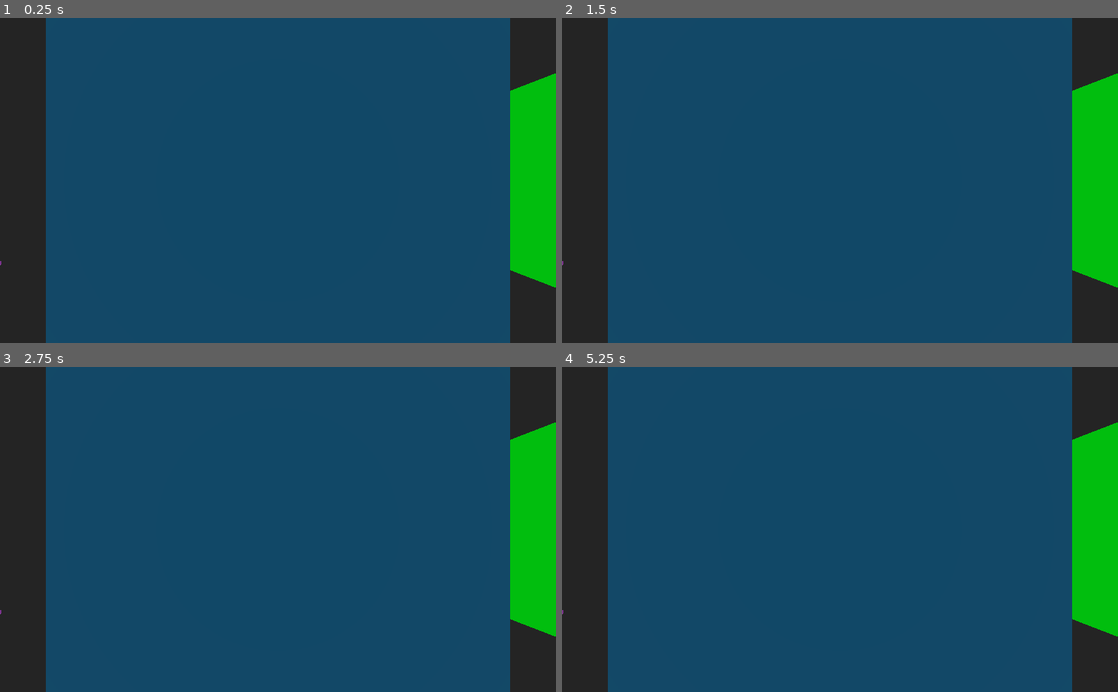
Above: before the commit, frames 1-4 (two rows, left to right).
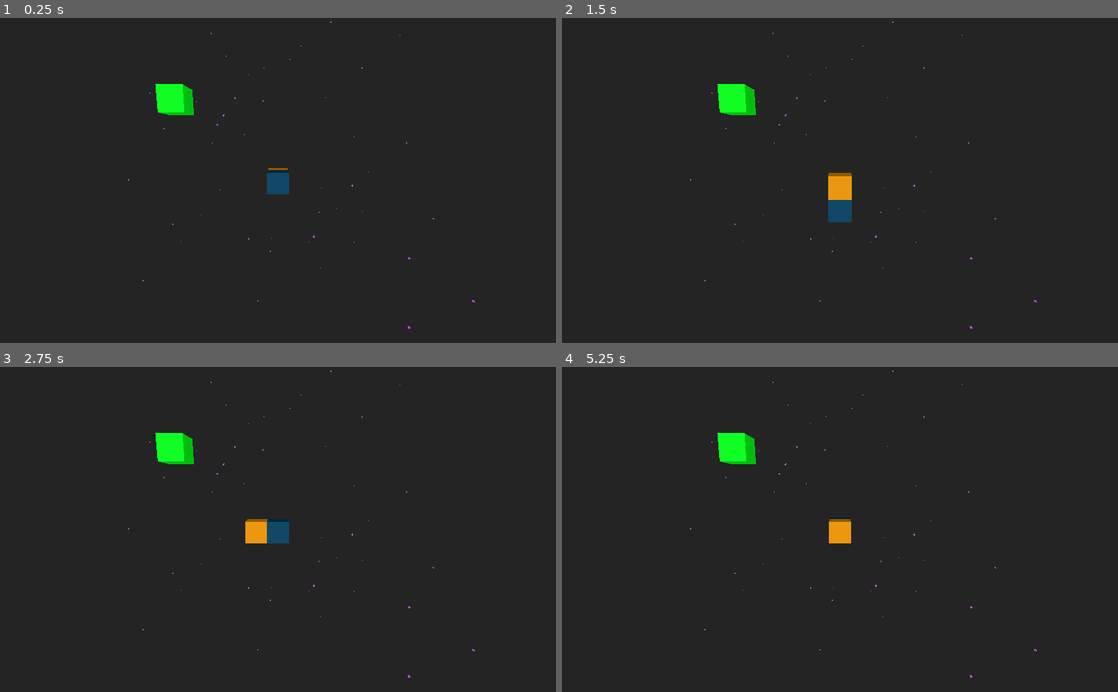
Above: after the commit, the same moments.

Repository: andrew-wilkes/3dsnake
Game: Godot game, scene res://Main.tscn
Same seed, same stepped clock (60 frames per second), same inputs: the game is played once before the commit and once after it.
Inputs:
- Up to frame 1 (0.25 s): no input
- Up to frame 2 (1.5 s): hold Right (ui_right) 0.53-1.28 s; hold Down (ui_down) from 1.28 s (still down)
- Up to frame 3 (2.75 s): release Down (ui_down) at 2.03 s; hold Right (ui_right) from 2.03 s (still down)
- Up to frame 4 (5.25 s): release Right (ui_right) at 2.78 s; hold Up (ui_up) 2.78-3.53 s; hold Left (ui_left) 3.53-5.03 s; hold Down (ui_down) from 5.03 s (still down)

The runs differ from the first frame. In frame 1, 88% of the frame differs, in the area x 0-100%, y 0-100%; in frame 2, 88%; in frame 3, 88%; in frame 4, 89%.
Error before the commit: Parse Error: The method "set_apple_position" isn't declared in the current class. (res://Main.gd:8)

Commit message:
Move camera with snake head at extents of movement box

Diff:
--- a/Main.gd
+++ b/Main.gd
@@ -18,29 +18,28 @@
 		d = 0
 		process_inputs()
 		$Snake.move_ahead(transform.basis.z * cube_step)
-		move_snake()
+		move_camera()
+		$Dust.check_extents($Tripod.translation)
 
 
-func move_snake():
-	# Move whole snake if it hits box boundary
-	# So the camera follows the snake
-	# But without stationary items (dust) in the scene, the snake seems to have stopped moving
+func move_camera():
+	# Move camera with snake head at extents of movement box
 	var st = $Snake/Head.translation
-	var bt = $Snake.translation
-	if st.x > Globals.MAX_OFFSET:
-		bt.x += st.x - Globals.MAX_OFFSET
-	if -st.x > Globals.MAX_OFFSET:
-		bt.x += st.x + Globals.MAX_OFFSET
-	if st.y > Globals.MAX_OFFSET:
-		bt.y += st.y - Globals.MAX_OFFSET
-	if -st.y > Globals.MAX_OFFSET:
-		bt.y += st.y + Globals.MAX_OFFSET
-	if st.z > Globals.MAX_OFFSET:
-		bt.z += st.z - Globals.MAX_OFFSET
-	if -st.z > Globals.MAX_OFFSET:
-		bt.z += st.z + Globals.MAX_OFFSET
-	$Snake.translation = bt
-	$Dust.check_extents(bt)
+	var tt = $Tripod.translation
+	var offset = st - tt
+	if offset.x > Globals.MAX_OFFSET:
+		tt.x = st.x - Globals.MAX_OFFSET
+	if -offset.x > Globals.MAX_OFFSET:
+		tt.x = st.x + Globals.MAX_OFFSET
+	if offset.y > Globals.MAX_OFFSET:
+		tt.y = st.y - Globals.MAX_OFFSET
+	if -offset.y > Globals.MAX_OFFSET:
+		tt.y = st.y + Globals.MAX_OFFSET
+	if offset.z > Globals.MAX_OFFSET:
+		tt.z = st.z - Globals.MAX_OFFSET
+	if -offset.z > Globals.MAX_OFFSET:
+		tt.z = st.z + Globals.MAX_OFFSET
+	$Tripod.translation = tt
 
 
 func process_inputs():
@@ -65,3 +64,11 @@
 
 func _on_Snake_hit_tail():
 	pass # Replace with function body.
+
+
+func set_apple_position():
+	$Apple.set_position($Snake/Head.translation, $Snake.get_positions())
+
+
+func _on_Apple_ate_apple():
+	set_apple_position()
--- a/Main.tscn
+++ b/Main.tscn
@@ -24,6 +24,9 @@
 [node name="Apple" parent="." instance=ExtResource( 4 )]
 transform = Transform( 1, 0, 0, 0, 1, 0, 0, 0, 1, 3.58654, 0, 0 )
 
-[node name="Camera" type="Camera" parent="."]
+[node name="Tripod" type="Spatial" parent="."]
+
+[node name="Camera" type="Camera" parent="Tripod"]
 transform = Transform( 1, 0, 0, 0, 0.984808, 0.173648, 0, -0.173648, 0.984808, 0, 4, 24 )
-[connection signal="area_entered" from="Apple" to="." method="_on_Apple_area_entered"]
+current = true
+[connection signal="ate_apple" from="Apple" to="." method="_on_Apple_ate_apple"]
--- a/Snake.gd
+++ b/Snake.gd
@@ -36,3 +36,10 @@
 
 func hit_tail(_area):
 	emit_signal("hit_tail")
+
+
+func get_positions():
+	var positions = []
+	for item in $Tail.get_children():
+		positions.append(item.translation)
+	return positions
